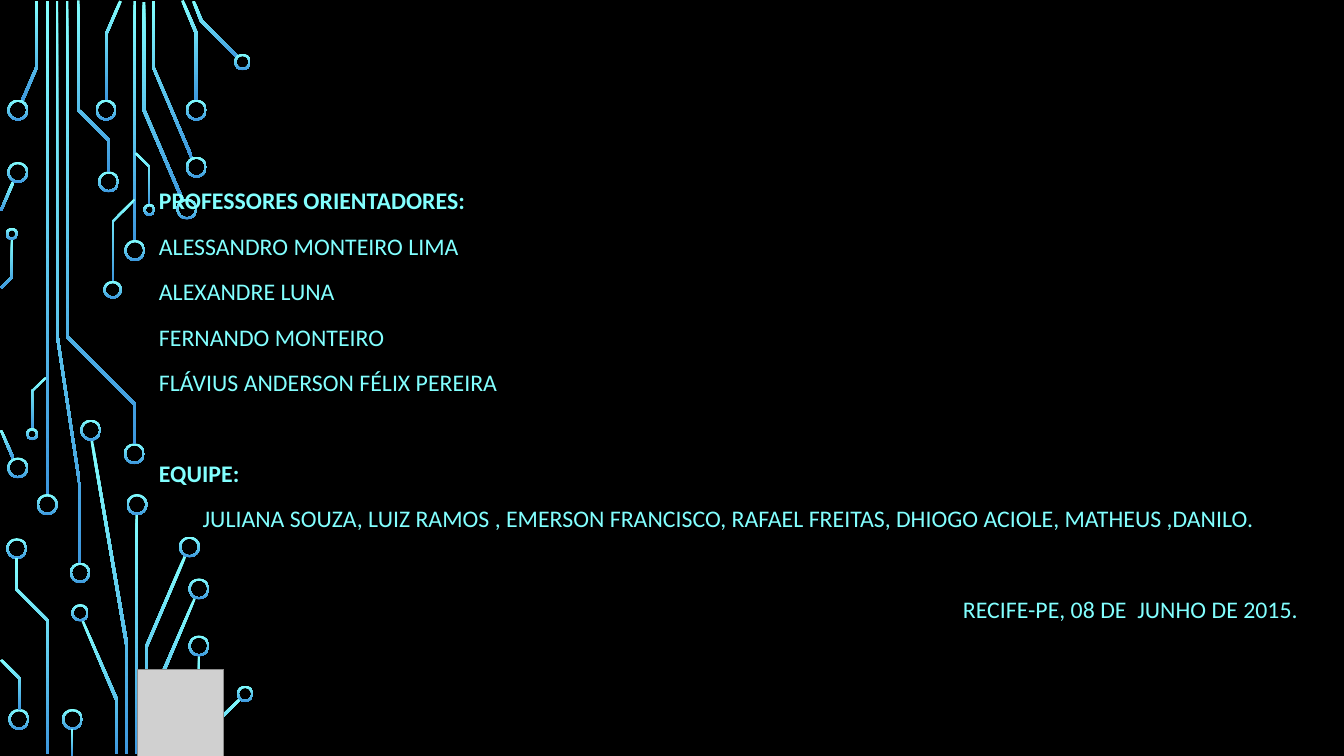
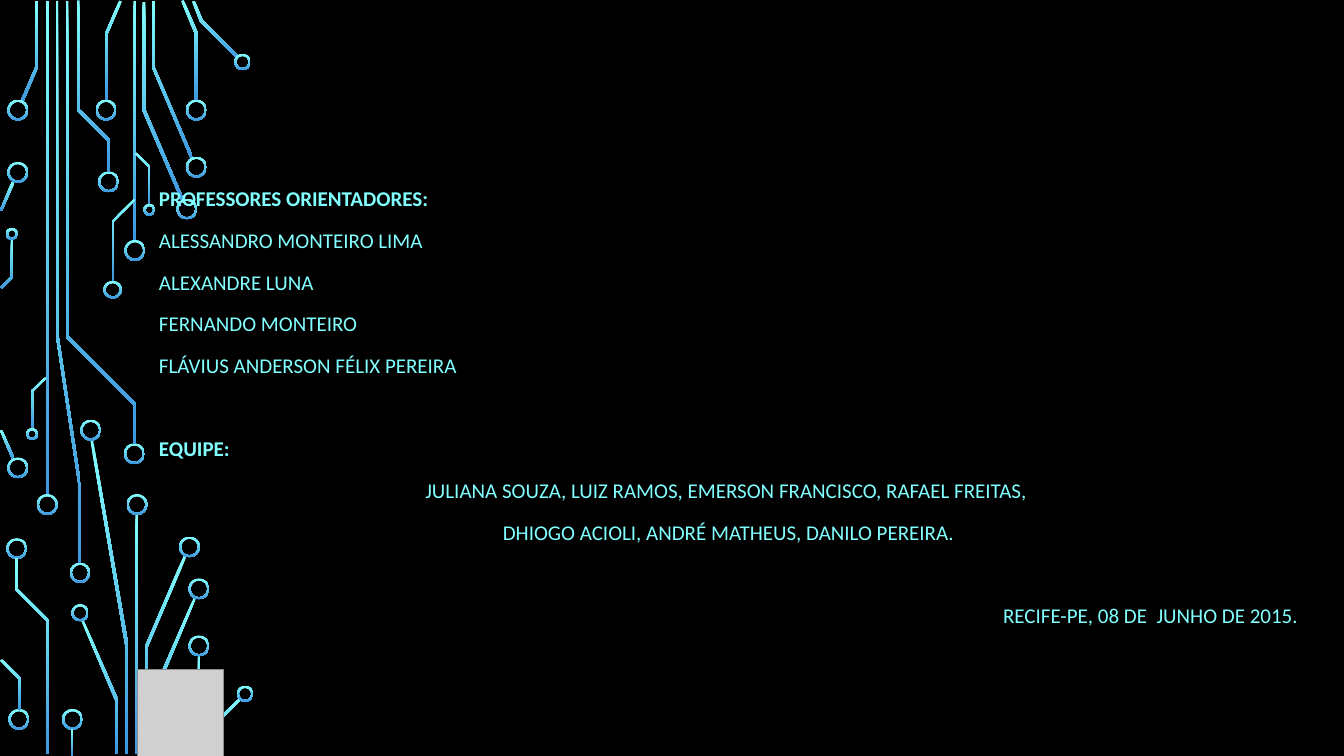
Before and after one commit to luizdefranca/JobUP, a slide deck: slide 1 of DOCS/JobUp.pptx. Drawn at 1344x756 pixels with LibreOffice and Linux fonts; fonts in the diff are those of the drawing; grey boxes stand for pictures; background and template pictures are left out. Boxes give left, top, right and bottom in pixels: in the first picture for what was removed or moved away, otherwise in the second. Text is boxed around its words. In the diff, an @@ line names an element or a change of style, - is before the commit and + after.

```diff
--- a/DOCS/JobUp.pptx
+++ b/DOCS/JobUp.pptx
@@ text at box(159, 189, 1298, 626): size 17 to 15 pt in "PROFESSORES ORIENTADORES:", "ALESSANDRO MONTEIRO LIMA", "ALEXANDRE LUNA", "FERNANDO MONTEIRO" and 3 more places @@
@@ text at box(425, 484, 1026, 543): text changed; size 17 to 15 pt @@
-JULIANA SOUZA, LUIZ RAMOS , EMERSON FRANCISCO, RAFAEL FREITAS, DHIOGO ACIOLE, MATHEUS ,DANILO.
+JULIANA SOUZA, LUIZ RAMOS, EMERSON FRANCISCO, RAFAEL FREITAS,
+DHIOGO ACIOLI, ANDRÉ MATHEUS, DANILO PEREIRA.
```
Also in this commit, not shown: 2 other slides changed.
